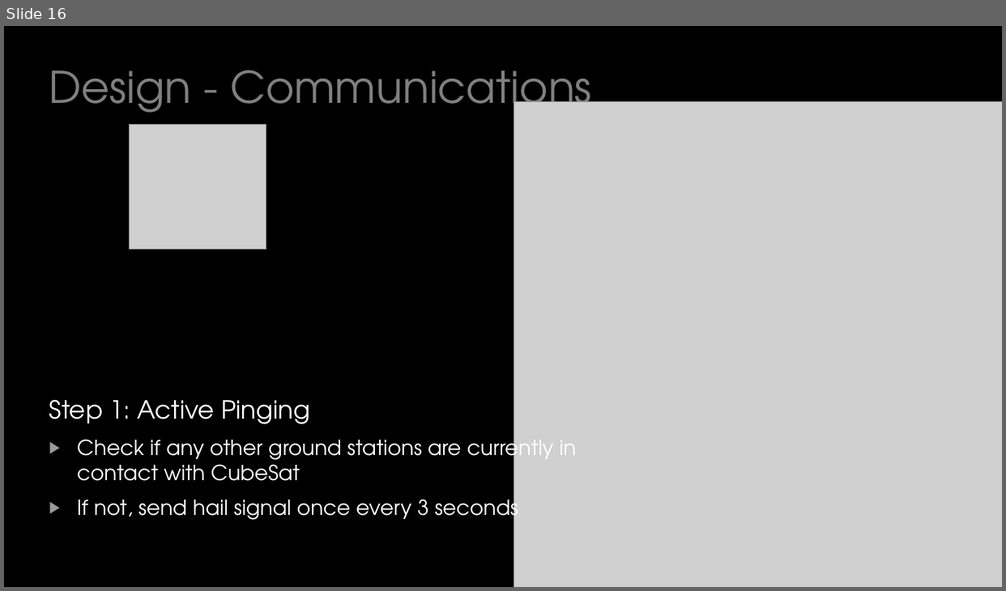
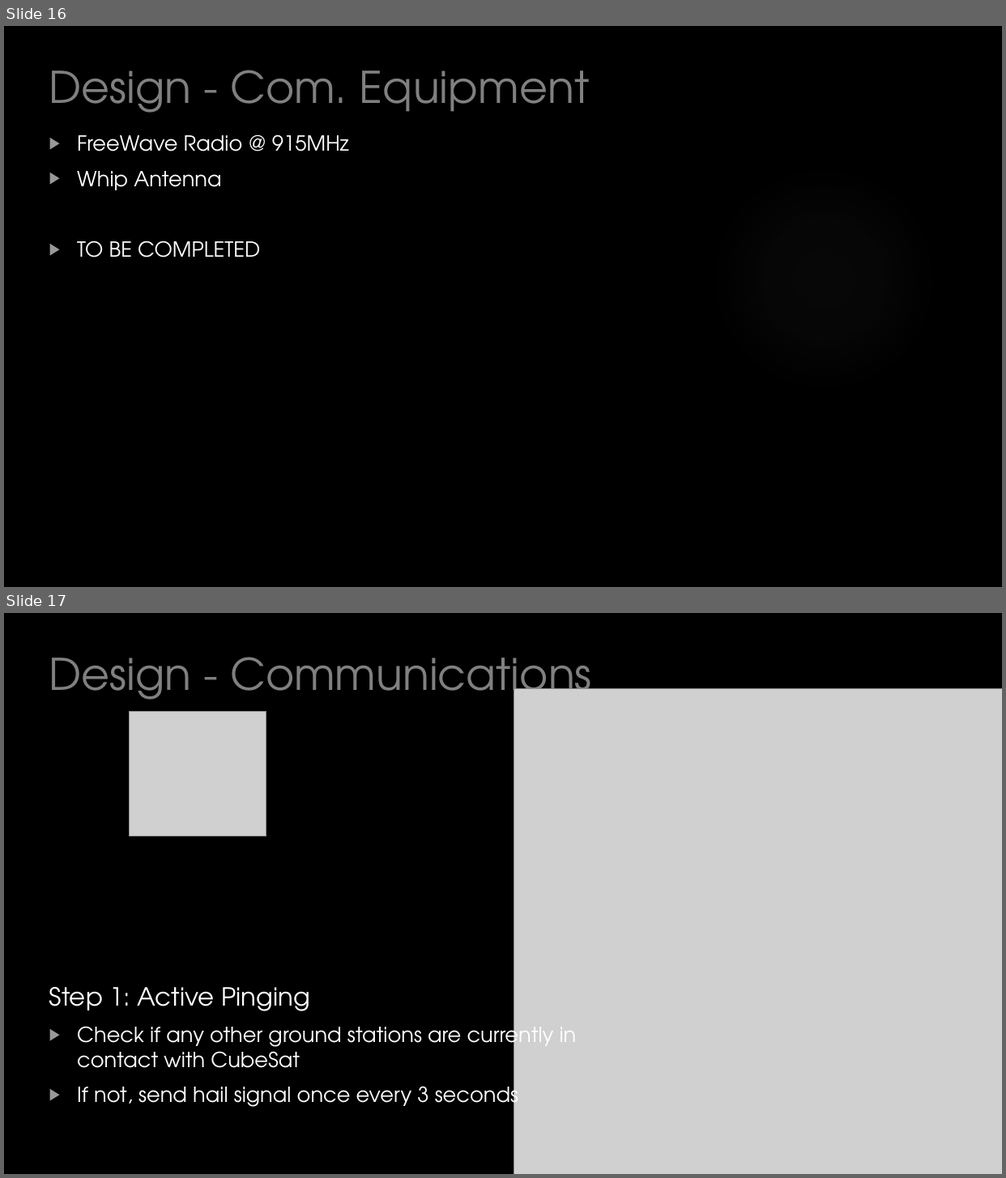
Before and after one commit to HASP-UMN/CubeSat, a slide deck: Presentations/CDR_Presentation.pptx. Shown one above the other, each under a label of ours: slide 16 before the commit, slides 16 and 17 after it. The pictures are 1006x591 and 1006x1178 pixels, drawn with LibreOffice and Linux fonts; fonts in the diff are those of the drawing; grey boxes stand for pictures; background and template pictures are left out. Boxes give left, top, right and bottom in pixels: in the first picture for what was removed or moved away, otherwise in the second. Text is boxed around its words. In the diff, an @@ line names an element or a change of style, - is before the commit and + after.

```diff
--- a/Presentations/CDR_Presentation.pptx
+++ b/Presentations/CDR_Presentation.pptx
@@ slide 16 added at (4,26,1002,587), background picture (left out) @@
@@ title added at (49,70,589,113), 42 pt, text #808080 @@
+Design - Com. Equipment
@@ text added at (77,135,349,258), 20 pt, text #FFFFFF @@
+▶ FreeWave Radio @ 915MHz
+▶ Whip Antenna
+▶ TO BE COMPLETED
@@ ellipse added at (709,163,939,394), fill gradient #666666 @@
@@ what was slide 16 is now slide 17 @@
```
Also in this commit, not shown: 1 slide changed, 1 slide removed.
